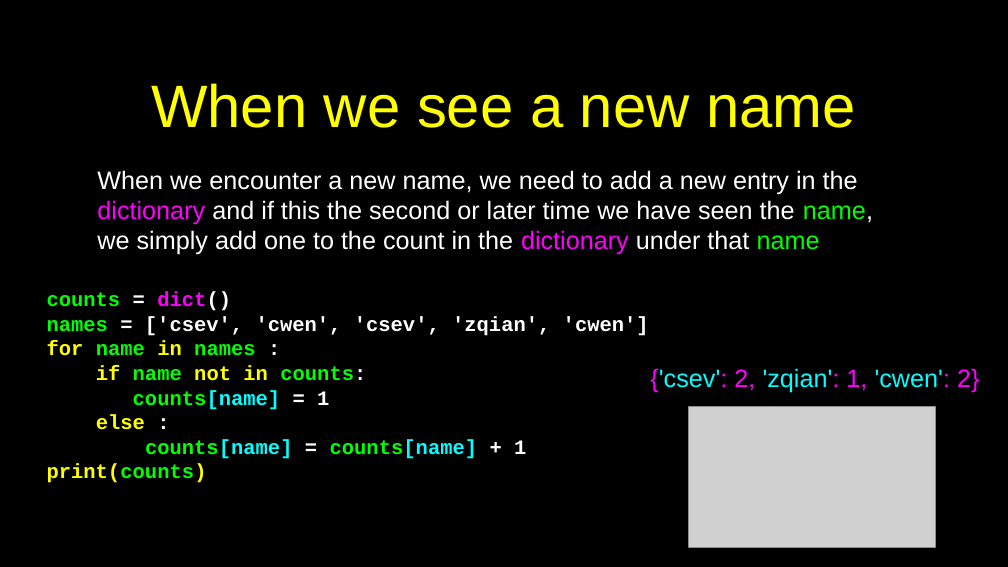
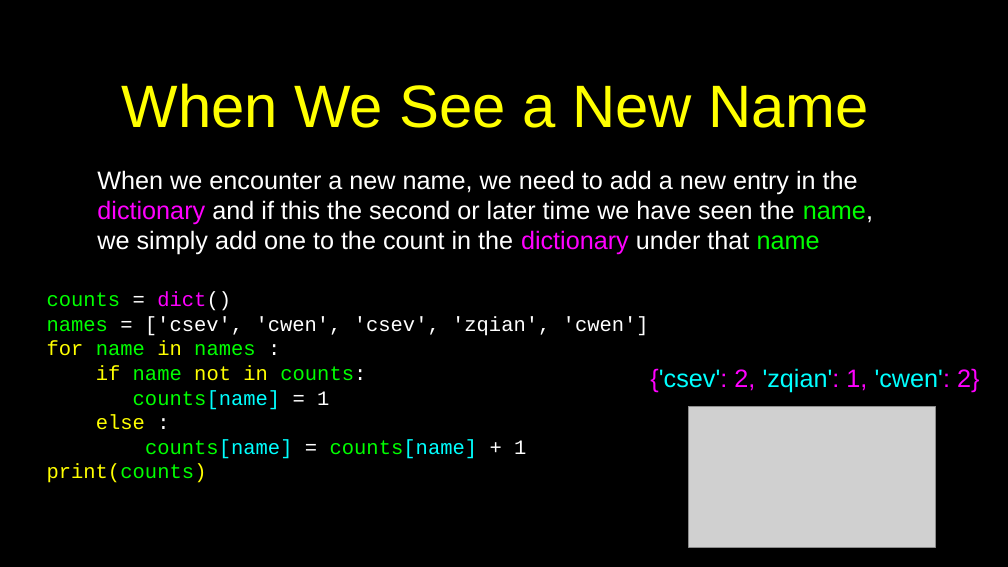
Before and after one commit to csev/py4e, a slide deck: slide 16 of lectures3/Pythonlearn-09-Dictionaries.pptx (slide 17 before the commit). Drawn at 1008x567 pixels with LibreOffice and Linux fonts; fonts in the diff are those of the drawing; grey boxes stand for pictures. Boxes give left, top, right and bottom in pixels: in the first picture for what was removed or moved away, otherwise in the second. Text is boxed around its words. In the diff, an @@ line names an element or a change of style, - is before the commit and + after.

```diff
--- a/lectures3/Pythonlearn-09-Dictionaries.pptx
+++ b/lectures3/Pythonlearn-09-Dictionaries.pptx
@@ title at bbox=[122, 83, 869, 128]: text changed @@
-When we see a new name
+When We See a New Name
@@ text "counts = dict()" at bbox=[47, 292, 649, 483]: bold off @@
```
Also in this commit, not shown: 22 other slides changed, 1 slide removed, 1 other file.
